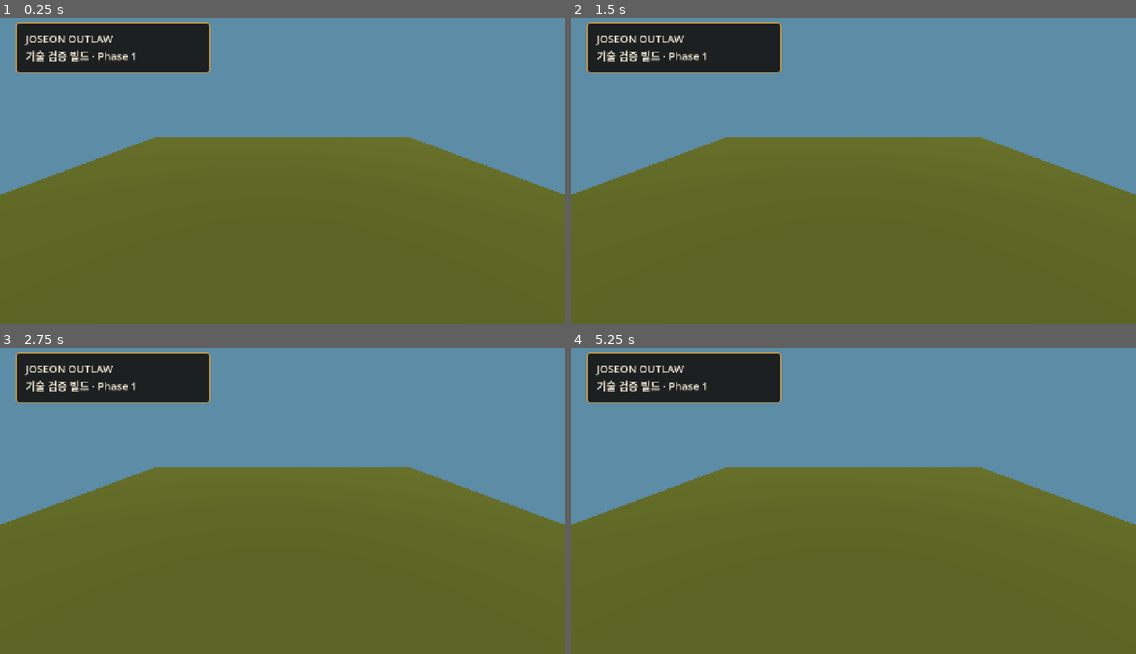
Above: before the commit, frames 1-4 (two rows, left to right).
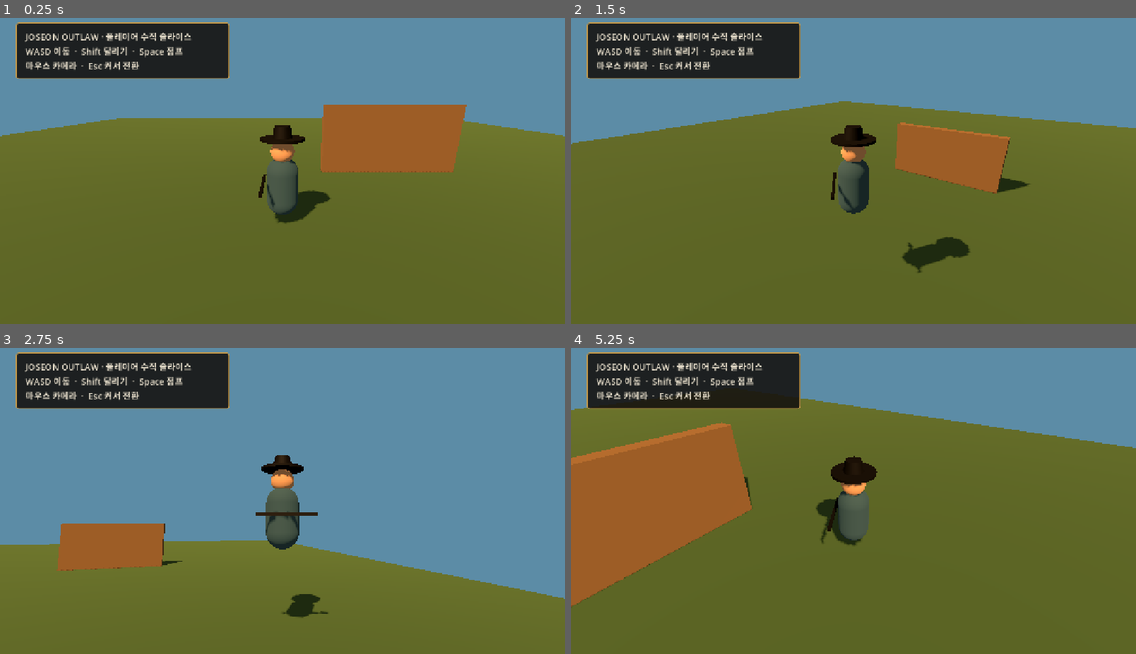
Above: after the commit, the same moments.

Repository: jngbnss/rea-playground
Game: Godot game, scene res://scenes/main.tscn
Two runs of this game, one before a commit and one after it. Both use one fixed random seed, a clock stepped at 60 frames per second and the inputs below.
Inputs (mouse positions are in pixels of both pictures, inside the frame that each line leads up to):
- Up to frame 1 (0.25 s): no input
- Up to frame 2 (1.5 s): tap Enter at 0.5 s; move the mouse to (977, 149) at 0.52 s; hold D (move_right, bound only after the commit) 0.53-1.28 s; hold Shift (sprint, bound only after the commit) 0.53-1.28 s; tap Space (jump, bound only after the commit) at 0.77, 0.8, 1.07, 1.35 s; move the mouse to (740, 180) at 1.27 s; hold S (move_back, bound only after the commit) from 1.28 s (still down)
- Up to frame 3 (2.75 s): tap Space (jump, bound only after the commit) at 1.52, 1.82, 2.3 s; tap Shift (sprint, bound only after the commit) at 1.55 s; move the mouse to (339, 424) at 2.02 s; release S (move_back, bound only after the commit) at 2.03 s; hold D (move_right, bound only after the commit) from 2.03 s (still down); hold Shift (sprint, bound only after the commit) from 2.03 s (still down)
- Up to frame 4 (5.25 s): move the mouse to (825, 559) at 2.77 s; release D (move_right, bound only after the commit) at 2.78 s; release Shift (sprint, bound only after the commit) at 2.78 s; hold W (move_forward, bound only after the commit) 2.78-3.53 s; tap Shift (sprint, bound only after the commit) at 2.85, 4.35 s; tap Space (jump, bound only after the commit) at 3.02, 3.32, 3.6, 3.77, 4.07, 4.52, 4.82 s; move the mouse to (1023, 543) at 3.52 s; hold A (move_left, bound only after the commit) 3.53-5.03 s; tap Escape (toggle_mouse, bound only after the commit) at 4.15 s; move the mouse to (684, 448) at 4.27 s; move the mouse to (881, 494) at 5.02 s; hold S (move_back, bound only after the commit) from 5.03 s (still down); hold Shift (sprint, bound only after the commit) from 5.03 s (still down)

The runs differ from the first frame. In frame 1, 18% of the frame differs, in the area x 0-100%, y 1-67%; in frame 2, 19%; in frame 3, 29%; in frame 4, 33%, in the area x 0-100%, y 1-85%.

Commit message:
feat: add third-person player slice

Diff:
--- a/projects/joseon-outlaw/game/scenes/main.tscn
+++ b/projects/joseon-outlaw/game/scenes/main.tscn
@@ -1,6 +1,7 @@
-[gd_scene load_steps=6 format=3]
+[gd_scene load_steps=10 format=3]
 
 [ext_resource type="Script" path="res://scripts/main.gd" id="1_main"]
+[ext_resource type="PackedScene" path="res://scenes/player.tscn" id="2_player"]
 
 [sub_resource type="Environment" id="Environment_main"]
 background_mode = 1
@@ -15,6 +16,19 @@
 [sub_resource type="StandardMaterial3D" id="Material_ground"]
 albedo_color = Color(0.22, 0.31, 0.18, 1)
 roughness = 1.0
+
+[sub_resource type="BoxShape3D" id="Shape_ground"]
+size = Vector3(40, 0.2, 40)
+
+[sub_resource type="BoxMesh" id="Mesh_wall"]
+size = Vector3(5, 2.5, 0.4)
+
+[sub_resource type="BoxShape3D" id="Shape_wall"]
+size = Vector3(5, 2.5, 0.4)
+
+[sub_resource type="StandardMaterial3D" id="Material_wall"]
+albedo_color = Color(0.42, 0.31, 0.2, 1)
+roughness = 0.95
 
 [sub_resource type="StyleBoxFlat" id="Panel_style"]
 bg_color = Color(0.08, 0.07, 0.06, 0.88)
@@ -40,21 +54,36 @@
 light_energy = 1.2
 shadow_enabled = true
 
-[node name="Ground" type="MeshInstance3D" parent="."]
+[node name="Ground" type="StaticBody3D" parent="."]
+
+[node name="Mesh" type="MeshInstance3D" parent="Ground"]
 mesh = SubResource("Plane_ground")
 material_override = SubResource("Material_ground")
 
-[node name="Camera3D" type="Camera3D" parent="."]
-transform = Transform3D(1, 0, 0, 0, 0.94, 0.342, 0, -0.342, 0.94, 0, 7, 12)
-current = true
+[node name="Collision" type="CollisionShape3D" parent="Ground"]
+position = Vector3(0, -0.1, 0)
+shape = SubResource("Shape_ground")
+
+[node name="CameraWall" type="StaticBody3D" parent="."]
+position = Vector3(4, 1.25, 2)
+
+[node name="Mesh" type="MeshInstance3D" parent="CameraWall"]
+mesh = SubResource("Mesh_wall")
+material_override = SubResource("Material_wall")
+
+[node name="Collision" type="CollisionShape3D" parent="CameraWall"]
+shape = SubResource("Shape_wall")
+
+[node name="Player" parent="." instance=ExtResource("2_player")]
+position = Vector3(0, 0.05, 6)
 
 [node name="UI" type="CanvasLayer" parent="."]
 
 [node name="Panel" type="PanelContainer" parent="UI"]
 offset_left = 36.0
 offset_top = 36.0
-offset_right = 476.0
-offset_bottom = 150.0
+offset_right = 520.0
+offset_bottom = 164.0
 theme_override_styles/panel = SubResource("Panel_style")
 
 [node name="Margin" type="MarginContainer" parent="UI/Panel"]
@@ -64,6 +93,6 @@
 theme_override_constants/margin_bottom = 14
 
 [node name="Text" type="Label" parent="UI/Panel/Margin"]
-text = "JOSEON OUTLAW\n기술 검증 빌드 · Phase 1"
+text = "JOSEON OUTLAW · 플레이어 수직 슬라이스\nWASD 이동  ·  Shift 달리기  ·  Space 점프\n마우스 카메라  ·  Esc 커서 전환"
 theme_override_colors/font_color = Color(0.945, 0.906, 0.827, 1)
-theme_override_font_sizes/font_size = 24
+theme_override_font_sizes/font_size = 20
--- /dev/null
+++ b/projects/joseon-outlaw/game/scenes/player.tscn
@@ -0,0 +1,93 @@
+[gd_scene load_steps=10 format=3]
+
+[ext_resource type="Script" path="res://scripts/player.gd" id="1_player"]
+
+[sub_resource type="CapsuleShape3D" id="Shape_player"]
+radius = 0.38
+height = 1.8
+
+[sub_resource type="CapsuleMesh" id="Mesh_body"]
+radius = 0.36
+height = 1.35
+
+[sub_resource type="SphereMesh" id="Mesh_head"]
+radius = 0.26
+height = 0.52
+
+[sub_resource type="CylinderMesh" id="Mesh_hat"]
+top_radius = 0.48
+bottom_radius = 0.48
+height = 0.055
+radial_segments = 20
+
+[sub_resource type="CylinderMesh" id="Mesh_crown"]
+top_radius = 0.17
+bottom_radius = 0.22
+height = 0.28
+radial_segments = 16
+
+[sub_resource type="BoxMesh" id="Mesh_sword"]
+size = Vector3(0.07, 0.07, 1.25)
+
+[sub_resource type="StandardMaterial3D" id="Material_cloth"]
+albedo_color = Color(0.18, 0.28, 0.33, 1)
+roughness = 0.9
+
+[sub_resource type="StandardMaterial3D" id="Material_skin"]
+albedo_color = Color(0.72, 0.53, 0.39, 1)
+roughness = 0.8
+
+[sub_resource type="StandardMaterial3D" id="Material_dark"]
+albedo_color = Color(0.055, 0.048, 0.042, 1)
+metallic = 0.15
+roughness = 0.72
+
+[node name="Player" type="CharacterBody3D"]
+script = ExtResource("1_player")
+
+[node name="CollisionShape3D" type="CollisionShape3D" parent="."]
+position = Vector3(0, 0.9, 0)
+shape = SubResource("Shape_player")
+
+[node name="Visual" type="Node3D" parent="."]
+
+[node name="Body" type="MeshInstance3D" parent="Visual"]
+position = Vector3(0, 0.86, 0)
+mesh = SubResource("Mesh_body")
+material_override = SubResource("Material_cloth")
+
+[node name="Head" type="MeshInstance3D" parent="Visual"]
+position = Vector3(0, 1.67, 0)
+mesh = SubResource("Mesh_head")
+material_override = SubResource("Material_skin")
+
+[node name="HatBrim" type="MeshInstance3D" parent="Visual"]
+position = Vector3(0, 1.94, 0)
+mesh = SubResource("Mesh_hat")
+material_override = SubResource("Material_dark")
+
+[node name="HatCrown" type="MeshInstance3D" parent="Visual"]
+position = Vector3(0, 2.08, 0)
+mesh = SubResource("Mesh_crown")
+material_override = SubResource("Material_dark")
+
+[node name="Sword" type="MeshInstance3D" parent="Visual"]
+position = Vector3(-0.44, 0.92, 0.08)
+rotation_degrees = Vector3(0, 0, -8)
+mesh = SubResource("Mesh_sword")
+material_override = SubResource("Material_dark")
+
+[node name="CameraRig" type="Node3D" parent="."]
+position = Vector3(0, 1.35, 0)
+
+[node name="Pitch" type="Node3D" parent="CameraRig"]
+rotation_degrees = Vector3(-16, 0, 0)
+
+[node name="SpringArm3D" type="SpringArm3D" parent="CameraRig/Pitch"]
+spring_length = 5.5
+margin = 0.15
+collision_mask = 1
+
+[node name="Camera3D" type="Camera3D" parent="CameraRig/Pitch/SpringArm3D"]
+current = true
+fov = 65.0
--- a/projects/joseon-outlaw/game/scripts/main.gd
+++ b/projects/joseon-outlaw/game/scripts/main.gd
@@ -1,11 +1,13 @@
 extends Node3D
+
+const IMPLEMENTED_PHASE := 2
 
 var _smoke_phase := 0
 var _screenshot_path := ""
 
 
 func _ready() -> void:
-    print("JOSEON_OUTLAW_READY phase=1")
+    print("JOSEON_OUTLAW_READY phase=%d" % IMPLEMENTED_PHASE)
     for argument in OS.get_cmdline_user_args():
         if argument.begins_with("--smoke-phase="):
             _smoke_phase = int(argument.get_slice("=", 1))
@@ -16,21 +18,69 @@
 
 
 func _finish_smoke() -> void:
-    await get_tree().process_frame
-    await get_tree().process_frame
-    await get_tree().process_frame
-    var camera := get_node_or_null("Camera3D") as Camera3D
-    var ground := get_node_or_null("Ground") as MeshInstance3D
+    if _smoke_phase > IMPLEMENTED_PHASE:
+        _fail_smoke("Requested phase is not implemented")
+        return
+    await get_tree().physics_frame
+    await get_tree().physics_frame
+    var camera := get_viewport().get_camera_3d()
+    var ground := get_node_or_null("Ground") as StaticBody3D
     if camera == null or not camera.current or ground == null:
-        push_error("Phase 1 scene prerequisites are missing")
-        get_tree().quit(1)
+        _fail_smoke("Base scene prerequisites are missing")
         return
+
+    if _smoke_phase >= 2:
+        var player := get_node_or_null("Player") as CharacterBody3D
+        if player == null or not player.has_method("set_test_input"):
+            _fail_smoke("PlayerController is missing or invalid")
+            return
+        var start := player.global_position
+        player.call("set_test_input", Vector2(0, -1), true)
+        for frame in 45:
+            await get_tree().physics_frame
+        player.call("clear_test_input")
+        var horizontal_distance := Vector2(start.x, start.z).distance_to(Vector2(player.global_position.x, player.global_position.z))
+        var movement_state: String = player.get("movement_state")
+        if horizontal_distance < 2.0 or movement_state != "run":
+            _fail_smoke("Player did not run: distance=%.2f state=%s" % [horizontal_distance, movement_state])
+            return
+        player.call("set_test_input", Vector2.ZERO, false, true)
+        for frame in 3:
+            await get_tree().physics_frame
+        if player.velocity.y <= 0.0:
+            _fail_smoke("Player did not jump")
+            return
+        var measured_jump_velocity := player.velocity.y
+        var spring_arm := player.get_node_or_null("CameraRig/Pitch/SpringArm3D") as SpringArm3D
+        if spring_arm == null:
+            _fail_smoke("SpringArm3D camera collision is missing")
+            return
+        player.global_position = Vector3(4, 0.05, 0)
+        player.velocity = Vector3.ZERO
+        for frame in 3:
+            await get_tree().physics_frame
+        var hit_length := spring_arm.get_hit_length()
+        if hit_length >= spring_arm.spring_length - 0.1:
+            _fail_smoke("Camera wall collision did not shorten the spring arm: %.2f" % hit_length)
+            return
+        player.global_position = Vector3(0, 0.05, 3)
+        player.velocity = Vector3.ZERO
+        print("CAMERA_SMOKE hit_length=%.2f spring_length=%.2f" % [hit_length, spring_arm.spring_length])
+        print("PLAYER_SMOKE distance=%.2f jump_velocity=%.2f camera=%s" % [horizontal_distance, measured_jump_velocity, camera.get_path()])
+
     if not _screenshot_path.is_empty():
+        await get_tree().process_frame
+        await get_tree().process_frame
         var error := get_viewport().get_texture().get_image().save_png(_screenshot_path)
         if error != OK:
-            push_error("Could not save smoke screenshot: %s" % error_string(error))
-            get_tree().quit(1)
+            _fail_smoke("Could not save screenshot: %s" % error_string(error))
             return
         print("SCREENSHOT_OK path=%s" % _screenshot_path)
     print("SMOKE_OK phase=%d renderer=%s" % [_smoke_phase, RenderingServer.get_current_rendering_method()])
     get_tree().quit(0)
+
+
+func _fail_smoke(message: String) -> void:
+    print("SMOKE_FAIL phase=%d reason=%s" % [_smoke_phase, message])
+    push_error(message)
+    get_tree().quit(1)
--- /dev/null
+++ b/projects/joseon-outlaw/game/scripts/player.gd
@@ -0,0 +1,114 @@
+class_name PlayerController
+extends CharacterBody3D
+
+signal movement_state_changed(state: String)
+
+@export var walk_speed := 4.5
+@export var run_speed := 7.5
+@export var acceleration := 18.0
+@export var jump_velocity := 6.0
+@export var mouse_sensitivity := 0.0025
+
+@onready var visual: Node3D = $Visual
+@onready var camera_rig: Node3D = $CameraRig
+@onready var pitch: Node3D = $CameraRig/Pitch
+
+var movement_state := "idle"
+var _test_enabled := false
+var _test_input := Vector2.ZERO
+var _test_sprint := false
+var _test_jump := false
+var _gravity: float = ProjectSettings.get_setting("physics/3d/default_gravity")
+
+
+func _ready() -> void:
+    _ensure_input_actions()
+    var smoke_run := false
+    for argument in OS.get_cmdline_user_args():
+        if argument.begins_with("--smoke-phase="):
+            smoke_run = true
+            break
+    if not smoke_run:
+        Input.mouse_mode = Input.MOUSE_MODE_CAPTURED
+
+
+func _unhandled_input(event: InputEvent) -> void:
+    if event is InputEventMouseMotion and Input.mouse_mode == Input.MOUSE_MODE_CAPTURED:
+        camera_rig.rotate_y(-event.relative.x * mouse_sensitivity)
+        pitch.rotation.x = clamp(pitch.rotation.x - event.relative.y * mouse_sensitivity, deg_to_rad(-55.0), deg_to_rad(35.0))
+    elif event.is_action_pressed("toggle_mouse"):
+        Input.mouse_mode = Input.MOUSE_MODE_VISIBLE if Input.mouse_mode == Input.MOUSE_MODE_CAPTURED else Input.MOUSE_MODE_CAPTURED
+
+
+func _physics_process(delta: float) -> void:
+    var input_vector := _test_input if _test_enabled else Input.get_vector("move_left", "move_right", "move_forward", "move_back")
+    var sprinting := _test_sprint if _test_enabled else Input.is_action_pressed("sprint")
+    var wants_jump := _consume_test_jump() if _test_enabled else Input.is_action_just_pressed("jump")
+    _move(input_vector, sprinting, wants_jump, delta)
+
+
+func _move(input_vector: Vector2, sprinting: bool, wants_jump: bool, delta: float) -> void:
+    var camera_basis := Basis(Vector3.UP, camera_rig.global_rotation.y)
+    var direction := (camera_basis * Vector3(input_vector.x, 0.0, input_vector.y)).normalized()
+    var speed := run_speed if sprinting else walk_speed
+    var target := direction * speed
+    velocity.x = move_toward(velocity.x, target.x, acceleration * delta)
+    velocity.z = move_toward(velocity.z, target.z, acceleration * delta)
+
+    if not is_on_floor():
+        velocity.y -= _gravity * delta
+    elif wants_jump:
+        velocity.y = jump_velocity
+
+    move_and_slide()
+    if direction.length_squared() > 0.01:
+        visual.rotation.y = lerp_angle(visual.rotation.y, atan2(direction.x, direction.z), minf(1.0, 12.0 * delta))
+    _set_movement_state(direction, sprinting)
+
+
+func _set_movement_state(direction: Vector3, sprinting: bool) -> void:
+    var next := "jump" if not is_on_floor() else ("run" if sprinting and not direction.is_zero_approx() else ("walk" if not direction.is_zero_approx() else "idle"))
+    if next != movement_state:
+        movement_state = next
+        movement_state_changed.emit(next)
+    var bob := sin(Time.get_ticks_msec() * 0.012) * 0.035 if next in ["walk", "run"] else 0.0
+    visual.position.y = lerpf(visual.position.y, bob, 0.25)
+
+
+func set_test_input(input_vector: Vector2, sprinting := false, jump := false) -> void:
+    _test_enabled = true
+    _test_input = input_vector
+    _test_sprint = sprinting
+    _test_jump = jump
+
+
+func clear_test_input() -> void:
+    _test_enabled = false
+    _test_input = Vector2.ZERO
+    _test_sprint = false
+    _test_jump = false
+
+
+func _consume_test_jump() -> bool:
+    var value := _test_jump
+    _test_jump = false
+    return value
+
+
+func _ensure_input_actions() -> void:
+    var actions := {
+        &"move_left": KEY_A,
+        &"move_right": KEY_D,
+        &"move_forward": KEY_W,
+        &"move_back": KEY_S,
+        &"sprint": KEY_SHIFT,
+        &"jump": KEY_SPACE,
+        &"toggle_mouse": KEY_ESCAPE,
+    }
+    for action: StringName in actions:
+        if InputMap.has_action(action):
+            continue
+        InputMap.add_action(action)
+        var event := InputEventKey.new()
+        event.physical_keycode = actions[action]
+        InputMap.action_add_event(action, event)
Not shown, added: projects/joseon-outlaw/game/scripts/player.gd.uid
Not shown, added: projects/joseon-outlaw/docs/evidence/game/phase2.png
Not shown, changed: projects/joseon-outlaw/docs/implementation-checklist.md
Not shown, changed: projects/joseon-outlaw/docs/implementation-errors.md
Not shown, changed: projects/joseon-outlaw/tools/export_windows.py
